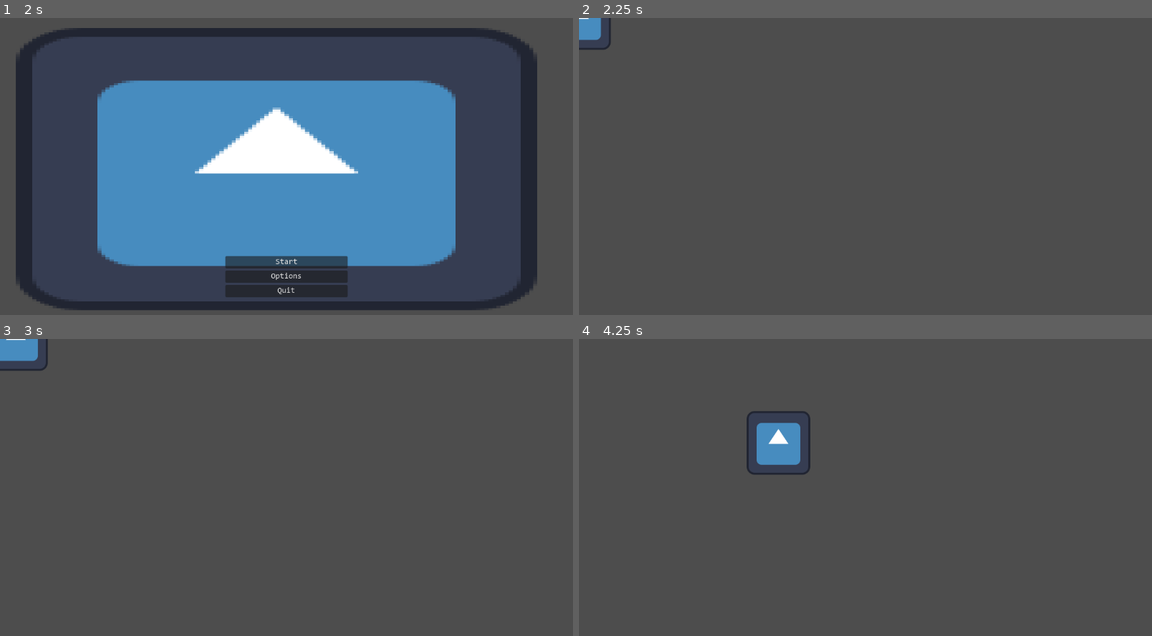
Above: before the commit, frames 1-4 (two rows, left to right).
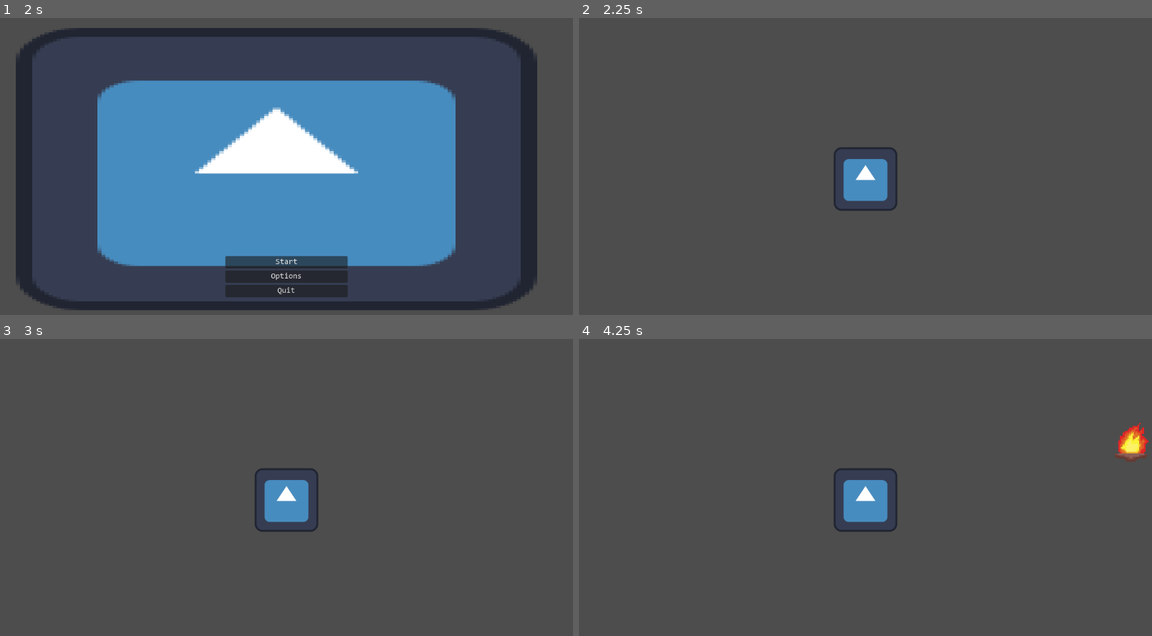
Above: after the commit, the same moments.

Repository: YogiWiguna/Main_Menu-14-1-2024-
Game: Godot game, scene res://scenes/Main Menu/main_menu.tscn
Same seed, same stepped clock (60 frames per second), same inputs: the game is played once before the commit and once after it. The engine's default icon, where the game draws it, is replaced by a stand-in: a white triangle on a blue panel in a dark square.
Inputs (mouse positions are in pixels of both pictures, inside the frame that each line leads up to):
- Up to frame 1 (2 s): click "Options" at 0.5 s; click "Back" at 1.25 s
- Up to frame 2 (2.25 s): click "Start" at 2 s
- Up to frame 3 (3 s): tap Enter at 2.75 s; move the mouse to (412, 484) at 2.77 s; hold D (move_right) from 2.78 s (still down); click (412, 484) at 2.85 s
- Up to frame 4 (4.25 s): move the mouse to (750, 517) at 3.52 s; release D (move_right) at 3.53 s; hold S (move_down) from 3.53 s (still down); click (750, 517) at 3.6 s

Frame 1 is identical in both runs. In frame 2, 1.7% of the frame differs, in the area x 0-56%, y 0-65%; in frame 3, 2.0%; in frame 4, 3.3%, in the area x 29-100%, y 24-65%.

Commit message:
add background music, sfx button and directional audio

Diff:
--- a/scenes/Dice/DiceImage/dice_image.gd
+++ b/scenes/Dice/DiceImage/dice_image.gd
@@ -5,11 +5,11 @@
 
 var dice_image = [
 	load("res://icon.svg"),
-	load("res://Assets/seed_0.png"),
-	load("res://Assets/seed_1.png"),
-	load("res://Assets/seed_2.png"),
-	load("res://Assets/seed_3.png"),
-	load("res://Assets/seed_4.png")
+	load("res://Assets/DiceImage/seed_0.png"),
+	load("res://Assets/DiceImage/seed_1.png"),
+	load("res://Assets/DiceImage/seed_2.png"),
+	load("res://Assets/DiceImage/seed_3.png"),
+	load("res://Assets/DiceImage/seed_4.png")
 ]
 
 func _on_roll_button_pressed():
--- a/scenes/Levels/level.tscn
+++ b/scenes/Levels/level.tscn
@@ -1,8 +1,46 @@
-[gd_scene load_steps=4 format=3 uid="uid://bpkndc3tjtaa5"]
+[gd_scene load_steps=11 format=3 uid="uid://bpkndc3tjtaa5"]
 
 [ext_resource type="PackedScene" uid="uid://dacicae3715us" path="res://scenes/Player/player.tscn" id="1_25mqu"]
 [ext_resource type="PackedScene" uid="uid://c4g0h1g5lgir4" path="res://scenes/Settings/settings_ui.tscn" id="3_g5a8l"]
+[ext_resource type="Texture2D" uid="uid://bbdsf0bk6cwg" path="res://Assets/Campfire36.png" id="4_a7xyq"]
 [ext_resource type="PackedScene" uid="uid://c3xk1whxa6ux6" path="res://scenes/Pause Menu/pause_menu.tscn" id="4_tkd0o"]
+[ext_resource type="AudioStream" uid="uid://yoq6vrfhbbmc" path="res://Audio/SFX/fire.mp3" id="5_b5323"]
+
+[sub_resource type="AtlasTexture" id="AtlasTexture_rw87c"]
+atlas = ExtResource("4_a7xyq")
+region = Rect2(0, 0, 32, 32)
+
+[sub_resource type="AtlasTexture" id="AtlasTexture_2hx5f"]
+atlas = ExtResource("4_a7xyq")
+region = Rect2(32, 0, 32, 32)
+
+[sub_resource type="AtlasTexture" id="AtlasTexture_ru8y6"]
+atlas = ExtResource("4_a7xyq")
+region = Rect2(64, 0, 32, 32)
+
+[sub_resource type="AtlasTexture" id="AtlasTexture_mno27"]
+atlas = ExtResource("4_a7xyq")
+region = Rect2(96, 0, 32, 32)
+
+[sub_resource type="SpriteFrames" id="SpriteFrames_7igjt"]
+animations = [{
+"frames": [{
+"duration": 1.0,
+"texture": SubResource("AtlasTexture_rw87c")
+}, {
+"duration": 1.0,
+"texture": SubResource("AtlasTexture_2hx5f")
+}, {
+"duration": 1.0,
+"texture": SubResource("AtlasTexture_ru8y6")
+}, {
+"duration": 1.0,
+"texture": SubResource("AtlasTexture_mno27")
+}],
+"loop": true,
+"name": &"default",
+"speed": 5.0
+}]
 
 [node name="Level" type="Node2D"]
 
@@ -18,3 +56,17 @@
 
 [node name="Settings_UI" parent="Setting" instance=ExtResource("3_g5a8l")]
 visible = false
+
+[node name="AnimatedSprite2D" type="AnimatedSprite2D" parent="."]
+texture_filter = 1
+position = Vector2(938, 86)
+scale = Vector2(3.25, 3.25)
+sprite_frames = SubResource("SpriteFrames_7igjt")
+autoplay = "default"
+frame_progress = 0.729173
+
+[node name="AudioStreamPlayer2D" type="AudioStreamPlayer2D" parent="AnimatedSprite2D"]
+stream = ExtResource("5_b5323")
+volume_db = 10.0
+autoplay = true
+bus = &"SFX"
--- a/scenes/Main Menu/back_button.gd
+++ b/scenes/Main Menu/back_button.gd
@@ -1,6 +1,8 @@
 extends Button
 
+@onready var audio_stream_player_2d = $"../../AudioStreamPlayer2D"
 
 func _on_pressed():
 	Global.settings_ui.hide()
 	Global.settings.show()
+	audio_stream_player_2d.play()
--- a/scenes/Main Menu/main_menu.tscn
+++ b/scenes/Main Menu/main_menu.tscn
@@ -1,11 +1,13 @@
-[gd_scene load_steps=7 format=3 uid="uid://dceb3dbdyfwg6"]
+[gd_scene load_steps=9 format=3 uid="uid://dceb3dbdyfwg6"]
 
 [ext_resource type="Texture2D" uid="uid://smk38dactbt" path="res://icon.svg" id="1_5spkm"]
 [ext_resource type="Script" path="res://scenes/Main Menu/options.gd" id="1_deqxt"]
 [ext_resource type="Script" path="res://scenes/Main Menu/quit.gd" id="2_honwf"]
 [ext_resource type="Theme" uid="uid://cwnrmxn0gcsms" path="res://scenes/default_theme.tres" id="2_hxu5t"]
 [ext_resource type="Script" path="res://scenes/Main Menu/start.gd" id="2_m43ss"]
+[ext_resource type="AudioStream" uid="uid://cf15cg6ycesnl" path="res://Audio/SFX/button.wav" id="6_28akj"]
 [ext_resource type="PackedScene" uid="uid://c4g0h1g5lgir4" path="res://scenes/Settings/settings_ui.tscn" id="7_nm5pw"]
+[ext_resource type="AudioStream" uid="uid://c6lv2ddx752c3" path="res://Audio/BackgroundMusic/BgMusic.mp3" id="7_sojbp"]
 
 [node name="MainMenu" type="Node2D"]
 process_mode = 3
@@ -59,9 +61,25 @@
 text = "Quit"
 script = ExtResource("2_honwf")
 
+[node name="AudioStreamPlayer2D" type="AudioStreamPlayer2D" parent="UI/MainMenu"]
+stream = ExtResource("6_28akj")
+bus = &"SFX"
+
 [node name="Settings_UI" parent="UI" instance=ExtResource("7_nm5pw")]
 visible = false
 
+[node name="AudioStreamPlayer" type="AudioStreamPlayer" parent="."]
+stream = ExtResource("7_sojbp")
+volume_db = -10.0
+autoplay = true
+bus = &"Music"
+
+[connection signal="mouse_entered" from="UI/MainMenu/Start" to="UI/MainMenu/Start" method="_on_mouse_entered"]
+[connection signal="mouse_exited" from="UI/MainMenu/Start" to="UI/MainMenu/Start" method="_on_mouse_exited"]
 [connection signal="pressed" from="UI/MainMenu/Start" to="UI/MainMenu/Start" method="_on_pressed"]
+[connection signal="mouse_entered" from="UI/MainMenu/Options" to="UI/MainMenu/Options" method="_on_options_mouse_entered"]
+[connection signal="mouse_exited" from="UI/MainMenu/Options" to="UI/MainMenu/Options" method="_on_options_mouse_exited"]
 [connection signal="pressed" from="UI/MainMenu/Options" to="UI/MainMenu/Options" method="_on_pressed"]
+[connection signal="mouse_entered" from="UI/MainMenu/Quit" to="UI/MainMenu/Quit" method="_on_mouse_entered"]
+[connection signal="mouse_exited" from="UI/MainMenu/Quit" to="UI/MainMenu/Quit" method="_on_mouse_exited"]
 [connection signal="pressed" from="UI/MainMenu/Quit" to="UI/MainMenu/Quit" method="_on_pressed"]
--- a/scenes/Main Menu/options.gd
+++ b/scenes/Main Menu/options.gd
@@ -2,11 +2,21 @@
 
 @onready var main_menu = %MainMenu
 @onready var settings_ui = $"../../Settings_UI"
+@onready var audio_stream_player_2d = $"../AudioStreamPlayer2D"
 
 func _ready():
 	Global.settings = main_menu
 	Global.settings_ui = settings_ui
 
 func _on_pressed():
+	audio_stream_player_2d.play()
 	settings_ui.show()
 	get_parent().hide()
+
+
+func _on_options_mouse_entered():
+	audio_stream_player_2d.play()
+
+
+func _on_options_mouse_exited():
+	audio_stream_player_2d.stream_paused = true
--- a/scenes/Main Menu/quit.gd
+++ b/scenes/Main Menu/quit.gd
@@ -1,5 +1,16 @@
 extends Button
+
+@onready var audio_stream_player_2d = $"../AudioStreamPlayer2D"
 
 
 func _on_pressed():
 	get_tree().quit()
+	audio_stream_player_2d.play()
+
+func _on_mouse_entered():
+	audio_stream_player_2d.play()
+
+
+
+func _on_mouse_exited():
+	audio_stream_player_2d.stream_paused = true
--- a/scenes/Main Menu/start.gd
+++ b/scenes/Main Menu/start.gd
@@ -1,5 +1,16 @@
 extends Button
 
+@onready var audio_stream_player_2d = $"../AudioStreamPlayer2D"
 
 func _on_pressed():
+	audio_stream_player_2d.play()
 	get_tree().change_scene_to_file("res://scenes/Levels/level.tscn")
+
+
+
+func _on_mouse_entered():
+	audio_stream_player_2d.play()
+
+
+func _on_mouse_exited():
+	audio_stream_player_2d.stream_paused = true
--- a/scenes/Main Menu/video.gd
+++ b/scenes/Main Menu/video.gd
@@ -1,6 +1,8 @@
 extends TabBar
 
 @onready var resolution_option_button = %Resolution
+@onready var audio_stream_player_2d = $"../AudioStreamPlayer2D"
+
 
 const resolution_dict = {
 	"1152 x 648" : Vector2i(1152,648),
@@ -9,7 +11,7 @@
 }
 
 func _ready():
-	resolution_option_button.item_selected.connect(_on_resolution_item_selected)
+	#resolution_option_button.item_selected.connect(_on_resolution_item_selected)
 	#add_resolution_items()
 
 	var screen_type = Persistence.config.get_value("Video", "Fullscreen")
--- a/scenes/Player/player.tscn
+++ b/scenes/Player/player.tscn
@@ -14,3 +14,5 @@
 
 [node name="CollisionShape2D" type="CollisionShape2D" parent="."]
 shape = SubResource("RectangleShape2D_qcauv")
+
+[node name="Camera2D" type="Camera2D" parent="."]
--- a/scenes/Settings/settings.tscn
+++ b/scenes/Settings/settings.tscn
@@ -6,6 +6,7 @@
 [ext_resource type="Script" path="res://scenes/Main Menu/audio.gd" id="3_6g3pk"]
 [ext_resource type="Script" path="res://scenes/Main Menu/controls.gd" id="4_h1og6"]
 [ext_resource type="PackedScene" uid="uid://rjqb5h7lykod" path="res://scenes/Action Button/input_button.tscn" id="5_l6o2b"]
+[ext_resource type="AudioStream" uid="uid://cf15cg6ycesnl" path="res://Audio/SFX/button.wav" id="7_u6mcy"]
 
 [node name="Settings" type="TabContainer"]
 process_mode = 3
@@ -263,6 +264,10 @@
 grow_horizontal = 0
 text = "Back"
 script = ExtResource("2_rpml0")
+
+[node name="AudioStreamPlayer2D" type="AudioStreamPlayer2D" parent="."]
+stream = ExtResource("7_u6mcy")
+bus = &"SFX"
 
 [connection signal="toggled" from="Video/HBoxContainer/VBoxContainer2/Fullscreen" to="Video" method="_on_fullscreen_toggled"]
 [connection signal="toggled" from="Video/HBoxContainer/VBoxContainer2/Borderless" to="Video" method="_on_borderless_toggled"]
Binary file added: Assets/Campfire36.png
Not shown, added: Assets/Campfire36.png.import
Binary file added: Assets/DiceImage/Campfire36.png
Not shown, added: Assets/DiceImage/Campfire36.png.import
Not shown, added: Audio/BackgroundMusic/BgMusic.mp3.import
Not shown, added: Audio/SFX/button.wav.import
Not shown, added: Audio/SFX/fire.mp3.import
Not shown: 1 places in scenes/Settings/settings.tscn that only renumber resources
Not shown, added: Audio/BackgroundMusic/BgMusic.mp3
Not shown, added: Audio/SFX/button.wav
Not shown, added: Audio/SFX/fire.mp3
